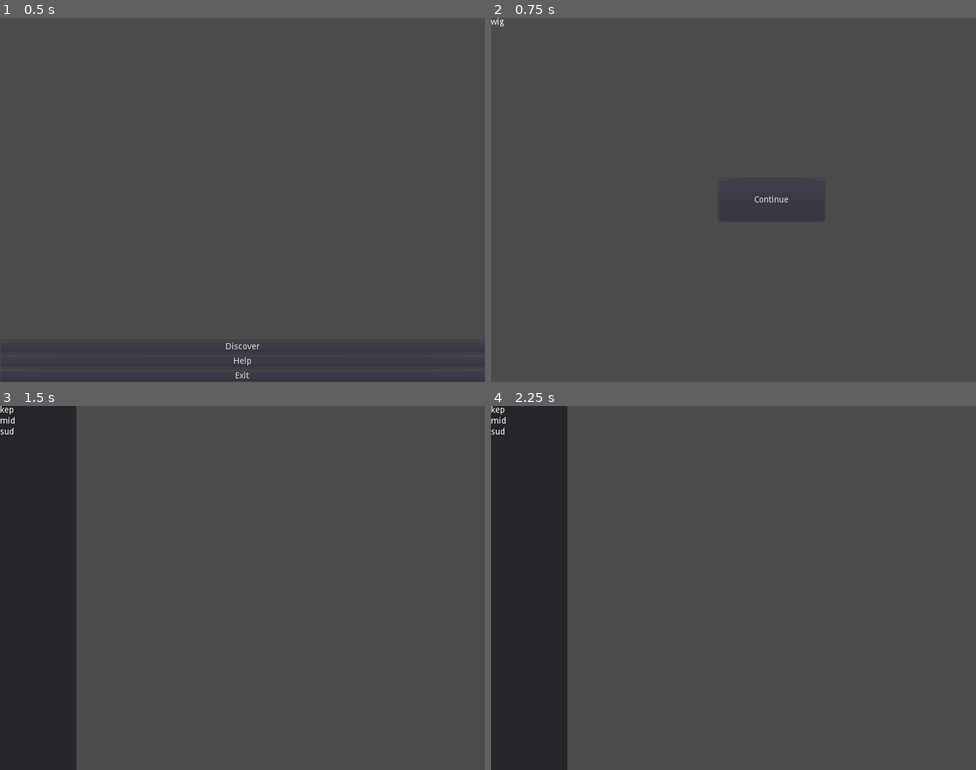
Above: before the commit, frames 1-4 (two rows, left to right).
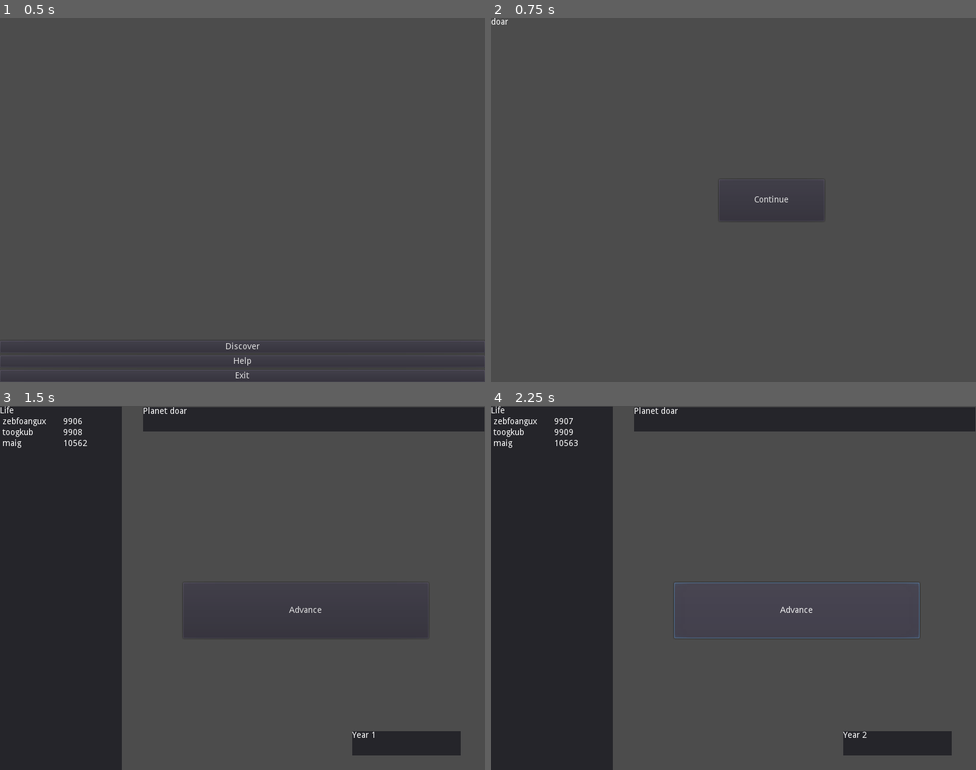
Above: after the commit, the same moments.

Repository: mvanbaalen/KeepItAlive
Game: Godot game, scene res://scenes/MainMenu.tscn
Same seed, same stepped clock (60 frames per second), same inputs: the game is played once before the commit and once after it.
Inputs (mouse positions are in pixels of both pictures, inside the frame that each line leads up to):
- Up to frame 1 (0.5 s): no input
- Up to frame 2 (0.75 s): click "Discover" at 0.5 s
- Up to frame 3 (1.5 s): click "Continue" at 1.25 s
- Up to frame 4 (2.25 s): click (796, 609) at 2 s, where only the run after the commit has a clickable "Advance"

Frame 1 is identical in both runs. In frame 2, less than 0.1% of the frame differs, in the area x 0-4%, y 0-3%; in frame 3, 16%; in frame 4, 16%, in the area x 0-100%, y 0-100%.

Commit message:
restructure menus, add partial gameplay loop

Diff:
--- a/project/project.godot
+++ b/project/project.godot
@@ -15,7 +15,7 @@
 
 [application]
 
-config/name="Project"
+config/name="Circle of Life"
 run/main_scene="res://scenes/MainMenu.tscn"
 config/icon="res://icon.png"
 
--- /dev/null
+++ b/project/scenes/CreatureDetails.tscn
@@ -0,0 +1,27 @@
+[gd_scene load_steps=2 format=2]
+
+[ext_resource path="res://scripts/creature_details.gd" type="Script" id=1]
+
+[node name="Details" type="HBoxContainer"]
+margin_right = 201.0
+margin_bottom = 14.0
+size_flags_horizontal = 3
+script = ExtResource( 1 )
+__meta__ = {
+"_edit_use_anchors_": false
+}
+
+[node name="Icon" type="TextureRect" parent="."]
+margin_bottom = 14.0
+
+[node name="Name" type="Label" parent="."]
+margin_left = 4.0
+margin_right = 100.0
+margin_bottom = 14.0
+size_flags_horizontal = 3
+
+[node name="Count" type="Label" parent="."]
+margin_left = 104.0
+margin_right = 201.0
+margin_bottom = 14.0
+size_flags_horizontal = 3
--- a/project/scenes/Game.tscn
+++ b/project/scenes/Game.tscn
@@ -5,6 +5,8 @@
 [node name="Game" type="Control"]
 anchor_right = 1.0
 anchor_bottom = 1.0
+margin_top = 1.36038
+margin_bottom = 1.36035
 script = ExtResource( 1 )
 __meta__ = {
 "_edit_use_anchors_": false
@@ -12,11 +14,70 @@
 
 [node name="Panel" type="Panel" parent="."]
 anchor_bottom = 1.0
-margin_right = 126.0
+margin_right = 201.0
+__meta__ = {
+"_edit_group_": true
+}
 
-[node name="Creatures" type="VBoxContainer" parent="Panel"]
+[node name="VBoxContainer" type="VBoxContainer" parent="Panel"]
 anchor_right = 1.0
 anchor_bottom = 1.0
 __meta__ = {
 "_edit_use_anchors_": false
 }
+
+[node name="Label" type="Label" parent="Panel/VBoxContainer"]
+margin_right = 201.0
+margin_bottom = 14.0
+text = "Life"
+
+[node name="Creatures" type="VBoxContainer" parent="Panel/VBoxContainer"]
+margin_top = 18.0
+margin_right = 201.0
+margin_bottom = 18.0
+__meta__ = {
+"_edit_use_anchors_": false
+}
+
+[node name="Panel2" type="Panel" parent="."]
+margin_left = 236.0
+margin_top = 1.0
+margin_right = 799.0
+margin_bottom = 41.0
+__meta__ = {
+"_edit_group_": true,
+"_edit_use_anchors_": false
+}
+
+[node name="PlanetName" type="Label" parent="Panel2"]
+anchor_right = 1.0
+anchor_bottom = 1.0
+text = "Planet "
+__meta__ = {
+"_edit_use_anchors_": false
+}
+
+[node name="AdvanceButton" type="Button" parent="."]
+margin_left = 302.0
+margin_top = 290.0
+margin_right = 707.0
+margin_bottom = 382.0
+text = "Advance"
+__meta__ = {
+"_edit_use_anchors_": false
+}
+
+[node name="Panel3" type="Panel" parent="."]
+margin_left = 581.0
+margin_top = 535.0
+margin_right = 760.0
+margin_bottom = 575.0
+__meta__ = {
+"_edit_use_anchors_": false
+}
+
+[node name="YearLabel" type="Label" parent="Panel3"]
+anchor_right = 1.0
+anchor_bottom = 1.0
+text = "Year 1"
+[connection signal="pressed" from="AdvanceButton" to="." method="_on_AdvanceButton_pressed"]
--- a/project/scripts/creature.gd
+++ b/project/scripts/creature.gd
@@ -3,16 +3,21 @@
 enum SIZE {SMALL, MEDIUM, LARGE}
 enum TYPE {PLANT, ANIMAL}
 
+signal updated
+
 var size
 var type
+var eats
+var number setget set_number
 
-# Called when the node enters the scene tree for the first time.
 func _init():
 	size = SIZE.SMALL
 	type = TYPE.PLANT
+	eats = TYPE.PLANT
+	number = randi() % 2000 + 9000
 	name = Helpers.generate_name()
 
 
-# Called every frame. 'delta' is the elapsed time since the previous frame.
-#func _process(delta):
-#	pass
+func set_number(new_value):
+	number = new_value
+	emit_signal("updated")
--- /dev/null
+++ b/project/scripts/creature_details.gd
@@ -0,0 +1,15 @@
+extends HBoxContainer
+
+var referent
+
+# Called when the node enters the scene tree for the first time.
+func _ready():
+	pass # Replace with function body.
+
+
+func set_referent(creature):
+	referent = creature
+	creature.connect("updated", self, "update_stats")
+
+func update_stats():
+	$Count.text = str(referent.number)
--- a/project/scripts/discover_menu.gd
+++ b/project/scripts/discover_menu.gd
@@ -18,4 +18,5 @@
 
 
 func _on_continue_button_pressed():
+# warning-ignore:return_value_discarded
 	get_tree().change_scene("res://scenes/Game.tscn")
--- a/project/scripts/game.gd
+++ b/project/scripts/game.gd
@@ -1,19 +1,28 @@
 extends Control
 
-
-# Declare member variables here. Examples:
-# var a = 2
-# var b = "text"
-
+const details_scene = preload("res://scenes/CreatureDetails.tscn")
 
 # Called when the node enters the scene tree for the first time.
 func _ready():
 	for creature in Planet.life:
-		var label = Label.new()
-		label.text = creature.name
-		$Panel/Creatures.add_child(label)
+		var details = details_scene.instance()
+		details.get_node("Name").text = creature.name
+		details.get_node("Count").text = str(creature.number)
+		details.set_referent(creature)
+		$Panel/VBoxContainer/Creatures.add_child(details)
+	$Panel2/PlanetName.text += Planet.planet_name
+
+func advance_one_year():
+	Planet.year += 1
+	for creature in Planet.life:
+		creature.number += 1
 
 
 # Called every frame. 'delta' is the elapsed time since the previous frame.
 #func _process(delta):
 #	pass
+
+
+func _on_AdvanceButton_pressed():
+	advance_one_year()
+	$Panel3/YearLabel.text = "Year " + str(Planet.year)
--- a/project/scripts/helpers.gd
+++ b/project/scripts/helpers.gd
@@ -1,9 +1,10 @@
 extends Node
 
 
-const vowels = ['a', 'e', 'i', 'o', 'u']
-const consonants = ['b', 'c', 'd', 'f', 'g', 'h', 'j', 'k', 'l', 'm', 'n', 'p',
-					 'q', 'r', 's', 't', 'v', 'w', 'x', 'z']
+const vowels = ['a', 'e', 'i', 'o', 'u', 'ai', 'au', 'ea', 'ee', 'ei', 'ia', 'ie', 'oa', 'oo', 'ou']
+
+const syl_starts = ['', 'b', 'br', 'bl', 'c', 'd', 'dr', 'f', 'fl', 'fr', 'g', 'j', 'k', 'l', 'm', 'n', 'p', 'r', 's', 't', 'v', 'w', 'z']
+const syl_ends = ['', 'b', 'ck', 'd', 'f', 'g', 'dge', 'l', 'm', 'n', 'ng', 'p', 'r', 's', 't', 'v', 'x', 'z']
 
 
 # Called when the node enters the scene tree for the first time.
@@ -14,4 +15,7 @@
 	return array[randi() % array.size()]
 
 func generate_name():
-	return random_sample(consonants) + random_sample(vowels) + random_sample(consonants)
+	var new_name = ""
+	for _syl in range((randi() % 3) + 1):
+		new_name += random_sample(syl_starts) + random_sample(vowels) + random_sample(syl_ends)
+	return new_name
--- a/project/scripts/main_menu.gd
+++ b/project/scripts/main_menu.gd
@@ -21,4 +21,5 @@
 
 
 func _on_discover_button_pressed():
+# warning-ignore:return_value_discarded
 	get_tree().change_scene("res://scenes/DiscoverMenu.tscn")
--- a/project/scripts/world.gd
+++ b/project/scripts/world.gd
@@ -3,6 +3,7 @@
 onready var creature_class = preload("res://scripts/creature.gd")
 onready var life = []
 onready var planet_name = ""
+onready var year = 1
 
 # Called when the node enters the scene tree for the first time.
 func _ready():
